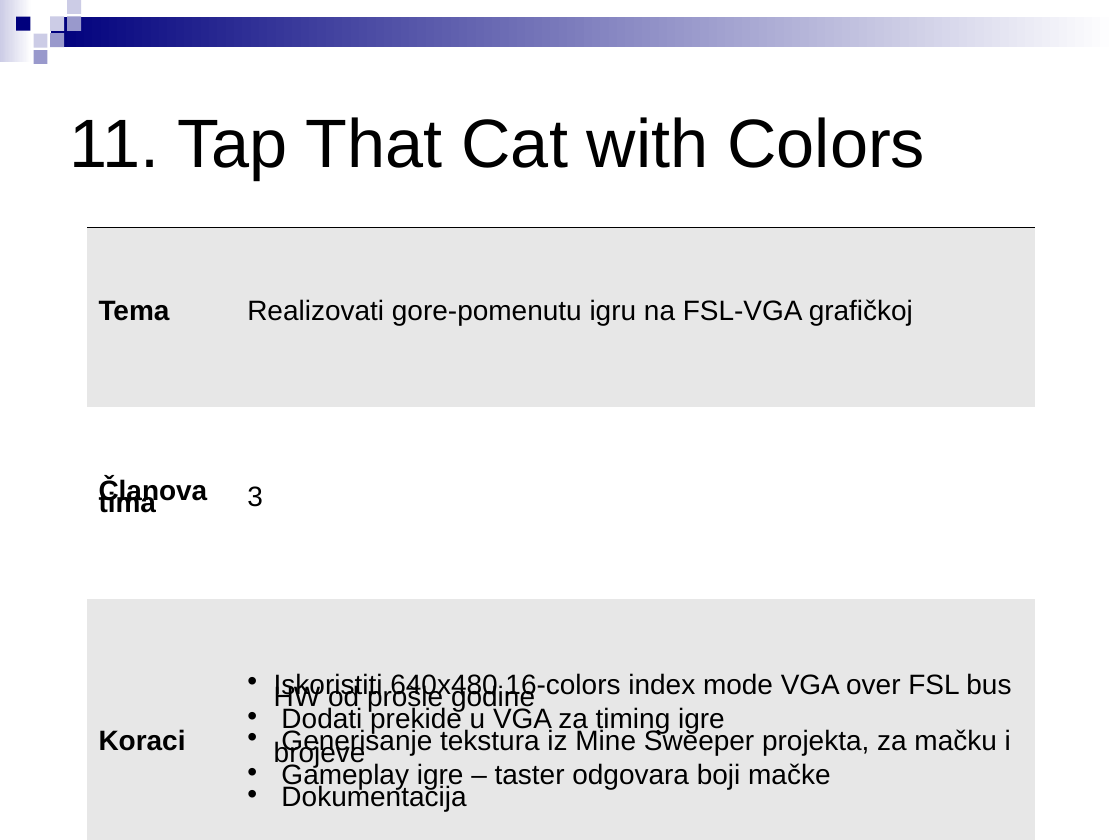
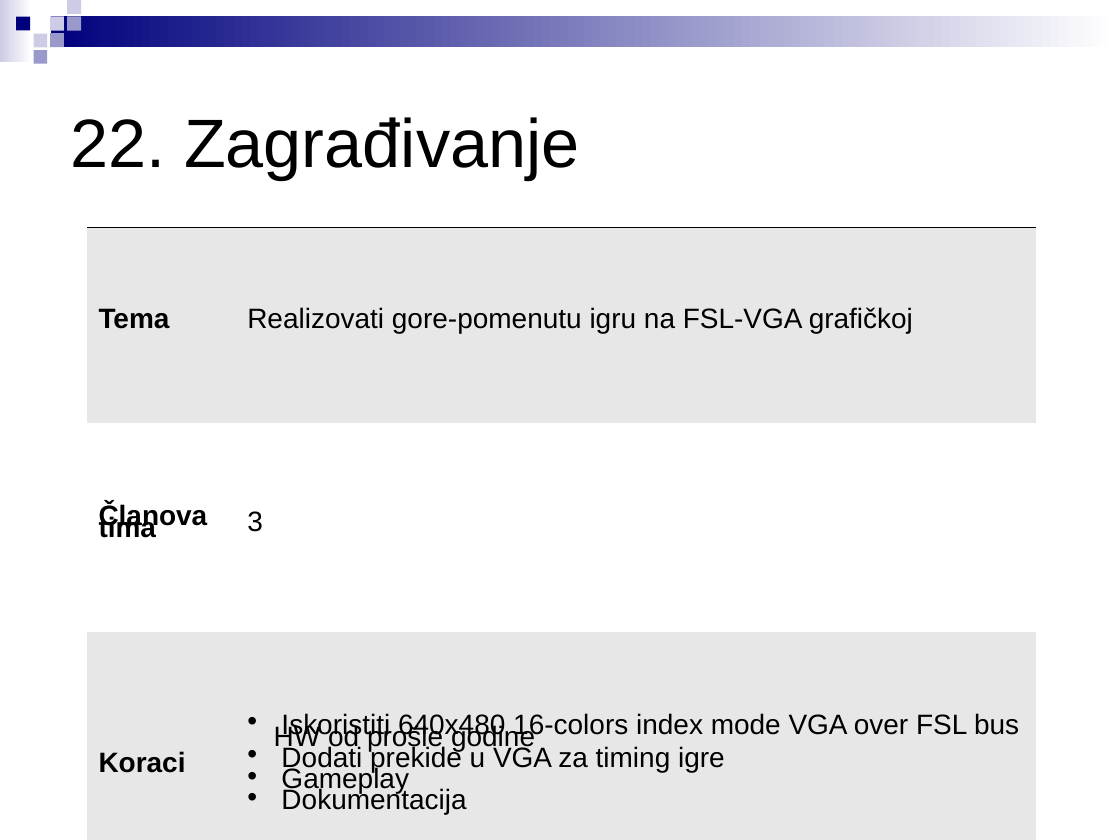
Before and after one commit to stefankoncarevic/projects_2018, a slide deck: slide 24 of LPRS2_projekti.ppt (slide 13 before the commit). Drawn at 1120x840 pixels with LibreOffice and Linux fonts; fonts in the diff are those of the drawing. Boxes give left, top, right and bottom in pixels: in the first picture for what was removed or moved away, otherwise in the second. Text is boxed around its words. In the diff, an @@ line names an element or a change of style, - is before the commit and + after.

```diff
--- a/LPRS2_projekti.ppt
+++ b/LPRS2_projekti.ppt
@@ text at [70, 117, 579, 179]: text changed @@
-11. Tap That Cat with Colors
+22. Zagrađivanje
@@ table at [87, 227, 1036, 840] @@
-row 3, column 2: Iskoristiti 640x480 16-colors index mode VGA over FSL bus HW od prošle godine / Dodati prekide u VGA za timing igre / Generisanje tekstura iz Mine Sweeper projekta, za mačku i brojeve / Gameplay igre – taster odgovara boji mačke / Dokumentacija
+row 3, column 2: Iskoristiti 640x480 16-colors index mode VGA over FSL bus HW od prošle godine / Dodati prekide u VGA za timing igre / Gameplay / Dokumentacija
@@ line spacing 0.4 to 0.38 @@
```
Also in this commit, not shown: 24 other slides changed, 1 slide added, 1 other file.
